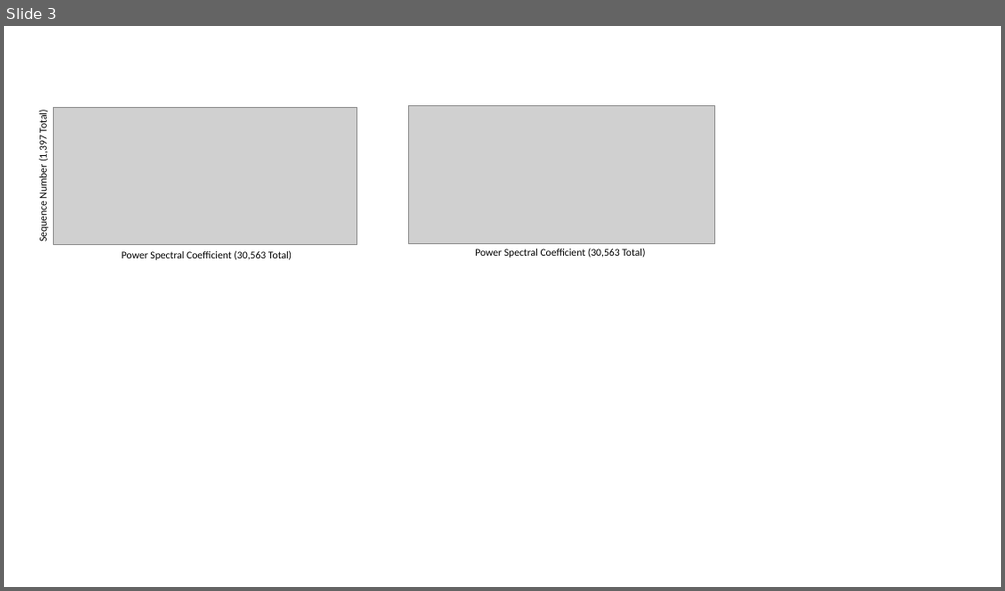
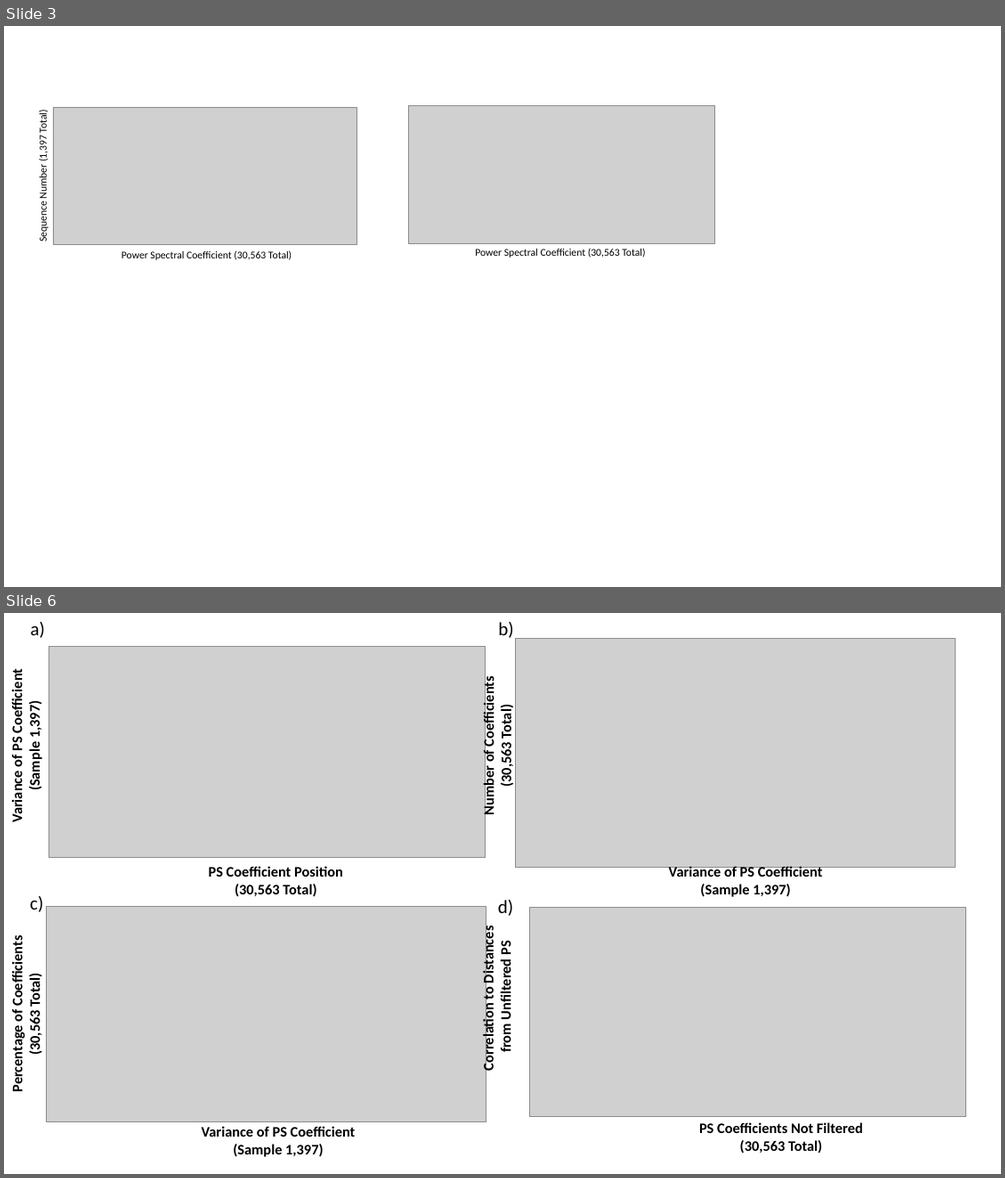
Before and after one commit to mathornton01/biocas2021-VF, a slide deck: Manuscript-06022021/Images/Creative/FilteringPictures.pptx. Shown one above the other, each under a label of ours: slide 3 before the commit, slides 3 and 6 after it; the slides between them are not shown. The pictures are 1005x591 and 1005x1178 pixels, drawn with LibreOffice and Linux fonts; fonts in the diff are those of the drawing; grey boxes stand for pictures. Boxes give left, top, right and bottom in pixels: in the first picture for what was removed or moved away, otherwise in the second. Text is boxed around its words. In the diff, an @@ line names an element or a change of style, - is before the commit and + after.

```diff
--- a/Manuscript-06022021/Images/Creative/FilteringPictures.pptx
+++ b/Manuscript-06022021/Images/Creative/FilteringPictures.pptx
@@ slide 6 added at [4, 613, 1001, 1174], background #FFFFFF @@
@@ group added at [8, 622, 966, 1157]: 12 texts, 4 pictures @@
+Variance of PS Coefficient
+(Sample 1,397)
+PS Coefficient Position (30,563 Total)
+a)
+Variance of PS Coefficient (Sample 1,397)
+Number of Coefficients (30,563 Total)
+b)
+Variance of PS Coefficient (Sample 1,397)
+Percentage of Coefficients (30,563 Total)
+c)
+PS Coefficients Not Filtered (30,563 Total)
+Correlation to Distances
+from Unfiltered PS
+d)
```
Also in this commit, not shown: 2 slides changed, 3 other slides added, 8 other files.
